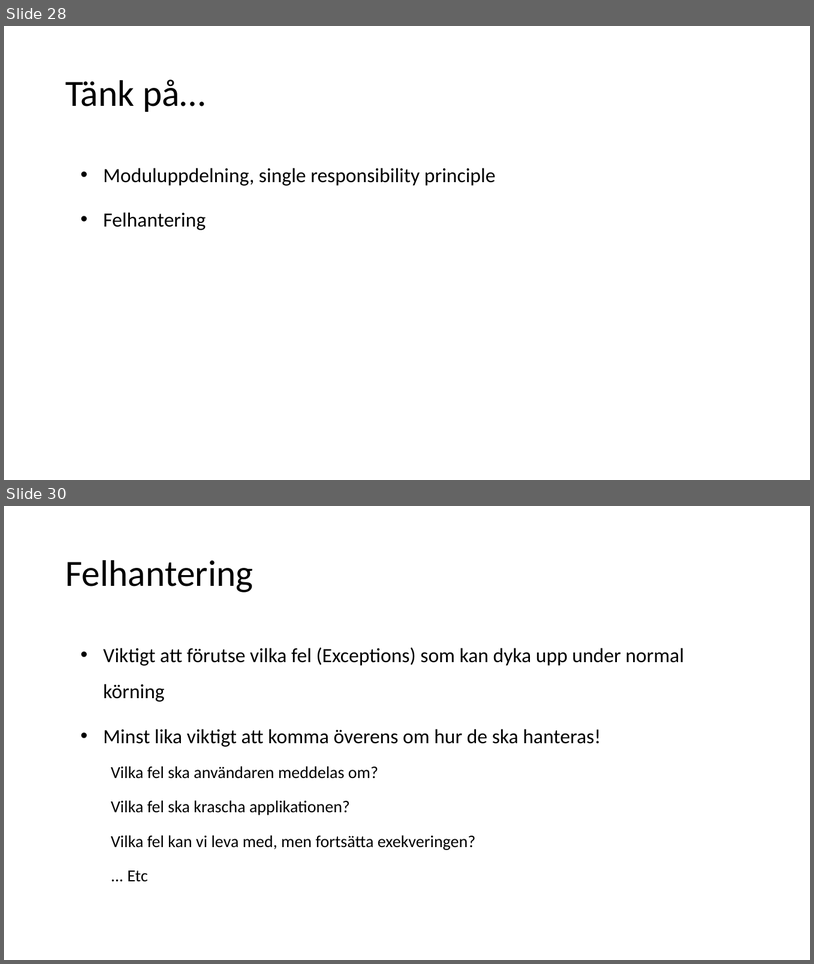
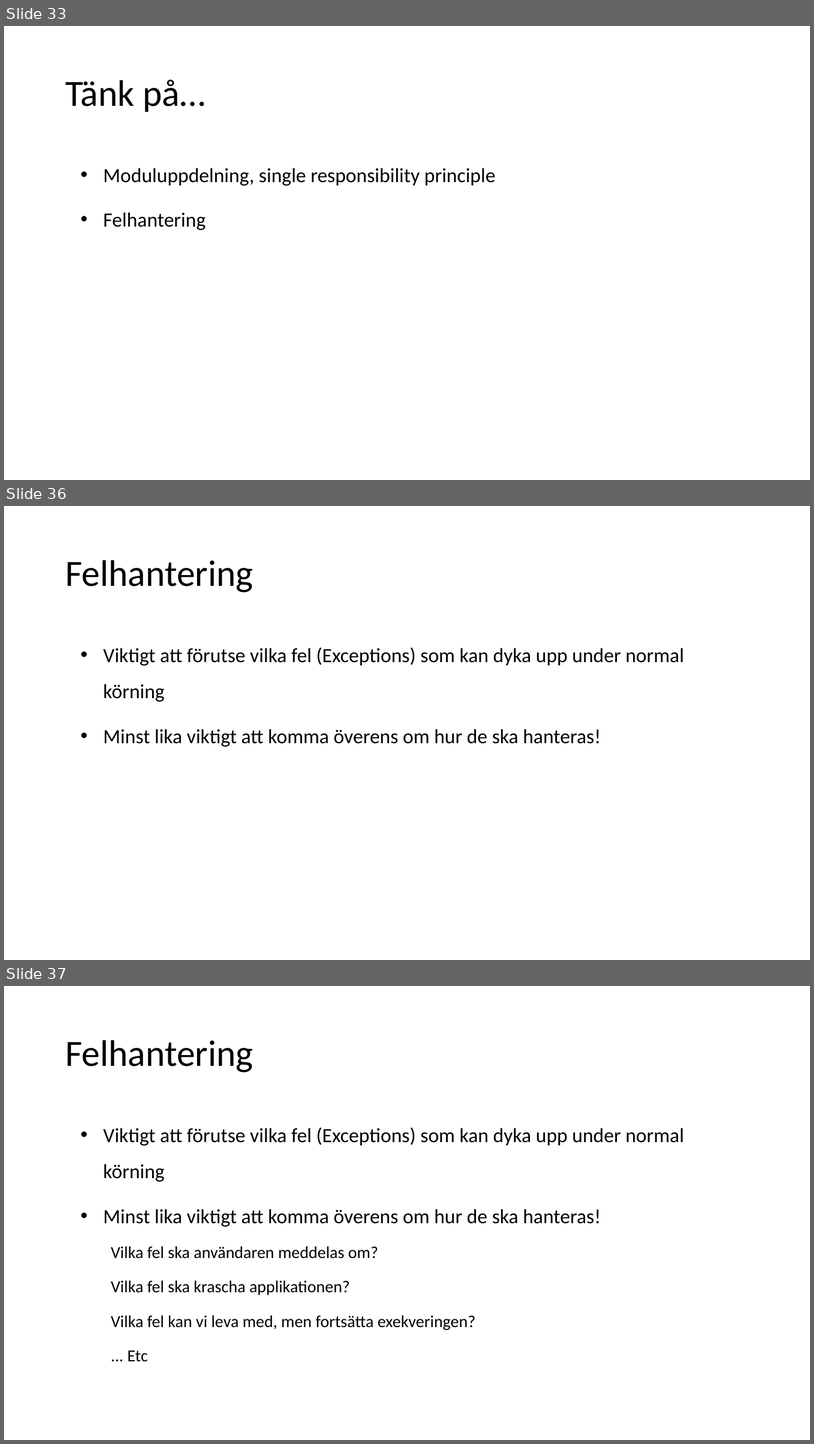
Before and after one commit to aludkiewicz/kodarskolan, a slide deck: Kodarskolan.pptx. Shown one above the other, each under a label of ours: slides 28 and 30 before the commit, slides 33, 36 and 37 after it; the slides between them are not shown. The pictures are 814x964 and 814x1444 pixels, drawn with LibreOffice and Linux fonts; fonts in the diff are those of the drawing. Boxes give left, top, right and bottom in pixels: in the first picture for what was removed or moved away, otherwise in the second. Text is boxed around its words. In the diff, an @@ line names an element or a change of style, - is before the commit and + after.

```diff
--- a/Kodarskolan.pptx
+++ b/Kodarskolan.pptx
@@ slide 36 added at (4,506,810,960), background #FFFFFF @@
@@ title added at (65,560,253,592), 44 pt, text #000000 @@
+Felhantering
@@ text added at (103,647,684,747), 24 pt, text #000000 @@
+• Viktigt att förutse vilka fel (Exceptions) som kan dyka upp under normal körning
+• Minst lika viktigt att komma överens om hur de ska hanteras!
@@ what was slide 28 is now slide 33 @@
@@ what was slide 30 is now slide 37 @@
```
Also in this commit, not shown: 8 slides changed, 9 other slides added, 2 slides removed, 1 other file.
